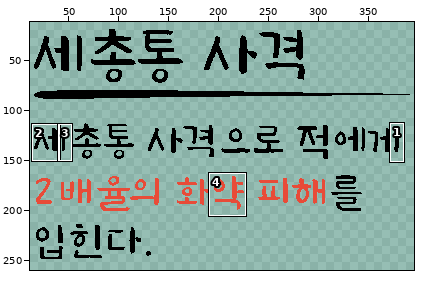
One commit to this pixel-art file: 과거시험 시제/이미지 작업/interface/sk&item/skillUi/sk105Info.aseprite. The picture above shows the old version from afar; the outline marks the close-up.
Close-up. The starting point:
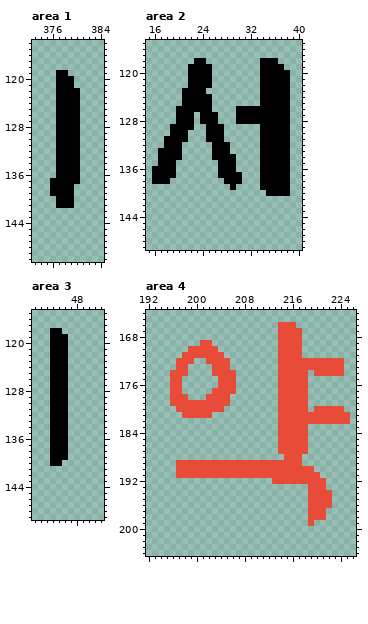
400x560 pixels, 1 frame. Shown: area 1: x 373..384, y 114..150; area 2: x 15..40, y 115..149; area 3: x 41..52, y 115..149; area 4: x 192..226, y 164..204. The wide view leaves out empty margins. The commit also changed other parts of the picture, which this record leaves out.
The same view after the edit:
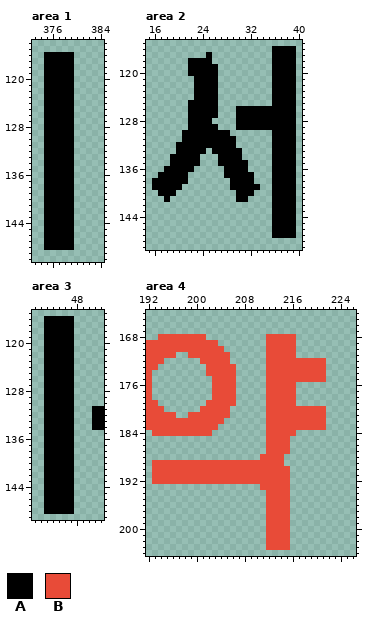
Palette (. is transparent): A #000000  B #e84b38
Difference:
Changed rows in their new state; - is an unchanged pixel.
Area 1, layer "text":
first column x 375:
116 AAAAA-
117 AAAAA-
118 AAAAA-
119 AA--A-
120 AA----
121 AA----
122 AA---.
123 AA---.
124 AA---.
125 AA---.
126 AA---.
127 AA---.
128 AA---.
129 AA---.
130 AA---.
131 AA---.
132 AA---.
133 AA---.
134 AA---.
135 AA---.
136 AA---.
137 A----.
138 A-----
139 A-----
140 AA----
141 AA----
142 AAAAA-
143 AAAAA-
144 AAAAA-
145 AAAAA-
146 AAAAA-
147 AAAAA-
148 AAAAA-
Area 2, layer "text":
first column x 16:
116 --------------------AAAA
117 ---------A----------AAAA
118 ------A--A--------..-AAA
119 ----------A-------..--AA
120 ----------A-------..---A
121 ------.---A-------..---A
122 ------.---A-------..---A
123 -----..--AA-------..---A
124 -----..---A-------..---A
125 -----.----A-------..---A
126 ----..----A------------A
127 ----..-A---------------A
128 ----..-A--.------------A
129 ---...-AA--.--AAAA-----A
130 ---..-AAA---A-----..---A
131 --...-AAA---AA----..---A
132 --..-AAAAA---A----..---A
133 -...-AAAA----AA---..---A
134 -..--AAA--.---A---..---A
135 -..-AAAA------AA--..---A
136 ..--AAA----.--AA--..---A
137 .---AA-----.---AA-..---A
138 ---AAA------.--AA-..---A
139 AAAAA---------AAAA..---A
140 -AAA----------AAA--.---A
141 --A-----------AA----AAAA
142 --------------------AAAA
143 --------------------AAAA
144 --------------------AAAA
145 --------------------AAAA
146 --------------------AAAA
147 --------------------AAAA
Area 3, layer "text":
first column x 43:
116 AAAAA-----
117 AAAAA-----
118 A--AA-----
119 A---A-----
120 A---A-----
121 A---A-----
122 A---A-----
123 A---A-----
124 A---A-----
125 A---A-----
126 A---A-----
127 A---A-----
128 A---A-----
129 A---A-----
130 A---A-----
131 A---A---AA
132 A---A---AA
133 A---A---AA
134 A---A---AA
135 A---A-----
136 A---A-----
137 A---A-----
138 A---A-----
139 A---A-----
140 A--AA-----
141 AAAAA-----
142 AAAAA-----
143 AAAAA-----
144 AAAAA-----
145 AAAAA-----
146 AAAAA-----
147 AAAAA-----
148 AAAAA-----
Area 4, layer "text":
first column x 192:
166 ----------------------...---------
167 ----------------------....--------
168 --BBBBBBBB----------BB---.--------
169 BBBBBBBBB--B--------BB---.--------
170 BBBBBBB-----B-------BB---.--------
171 BBBBB-.------B------BB---.--------
172 BBB--...-B----------BB--------...-
173 BB---..---B---B-----BB--------...-
174 B---...---B---------BB-----B--...-
175 B---..-----B--------BB-----BBB----
176 B---..-----B--------BB---..-------
177 B---..--------------BB---..-------
178 B---...---.---B-----BB---..-------
179 BB--......----B-----BB---..-------
180 BBB--....----B------BB-----B--...-
181 BBBBB-.----BBB------BB--------....
182 BBBBBBBBBBBBB-------BB--------....
183 BBBBBBBBBBBB--------BB-----BBB----
184 -BBBBBBBBBB---------BB---..-------
185 --------------------BB--...-------
186 --------------------BB--...-------
187 --------------------BB--...-------
188 -------------------BBBB...--------
189 -BBBB------------------...--------
190 -BBBB-------------------....------
191 -BBBB-------------------.....-----
192 -BBBBBBBBBBBBBBBBBBBB---......----
193 -------------------BBBBB---...----
194 --------------------BBBB---....---
195 --------------------BBBB---....---
196 --------------------BBBB---....---
197 --------------------BBBB---...----
198 --------------------BBBB---...----
199 --------------------BBBB---.------
200 --------------------BBBB----------
201 --------------------BBBB----------
202 --------------------BBBB----------
203 --------------------BBBB----------
Where, in picture pixels (left, top, right, bottom), the same in both close-ups:
changed: (44, 52, 80, 250)
changed: (152, 46, 296, 238)
added: (44, 316, 104, 514)
changed: (146, 322, 350, 550)
